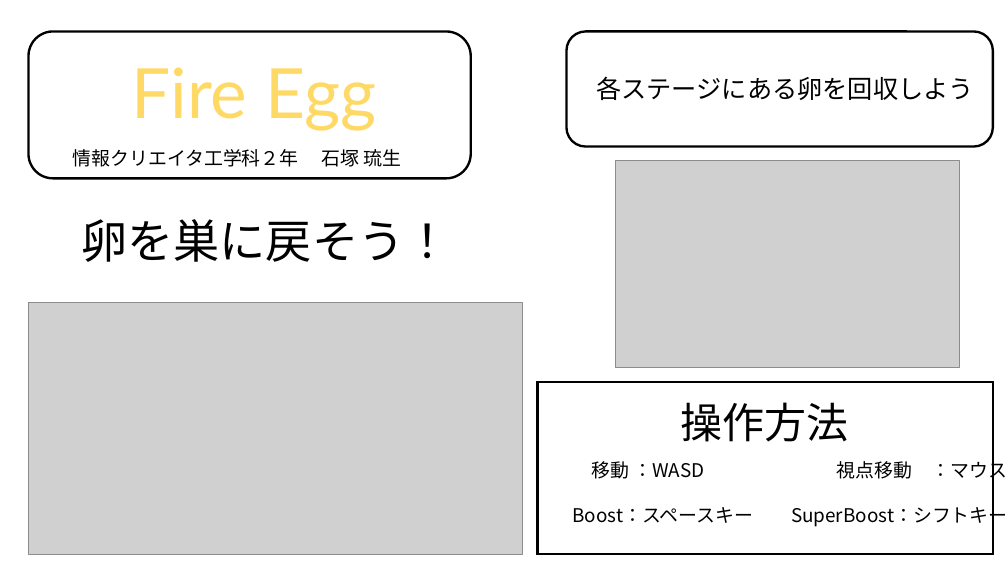
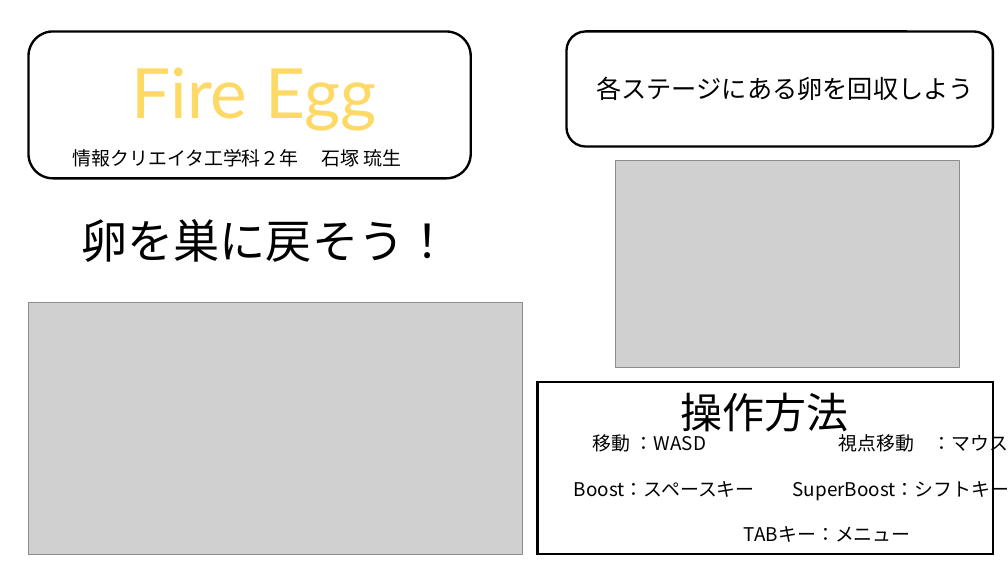
Before and after one commit to Ruirui114/EGG6, a slide deck: slide 1 of Fire Eggプレゼンボードpptx.pptx. Drawn at 1008x567 pixels with LibreOffice and Linux fonts; fonts in the diff are those of the drawing; grey boxes stand for pictures. Boxes give left, top, right and bottom in pixels: in the first picture for what was removed or moved away, otherwise in the second. Text is boxed around its words. In the diff, an @@ line names an element or a change of style, - is before the commit and + after.

```diff
--- a/Fire Eggプレゼンボードpptx.pptx
+++ b/Fire Eggプレゼンボードpptx.pptx
@@ text "操作方法" rewrapped from [680,402,848,442] to [680,392,848,438] @@
@@ text "移動 ：WASD 視点移動 ：マウス": place and size @@
-text "移動 ：WASD 視点移動 ：マウス" at [591,458,1008,528]
+text "移動 ：WASD 視点移動 ：マウス" at [574,431,1008,542]
@@ text at [744,526,911,542]: paragraph added @@
+TABキー：メニュー
```
Also in this commit, not shown: 23 other files.
